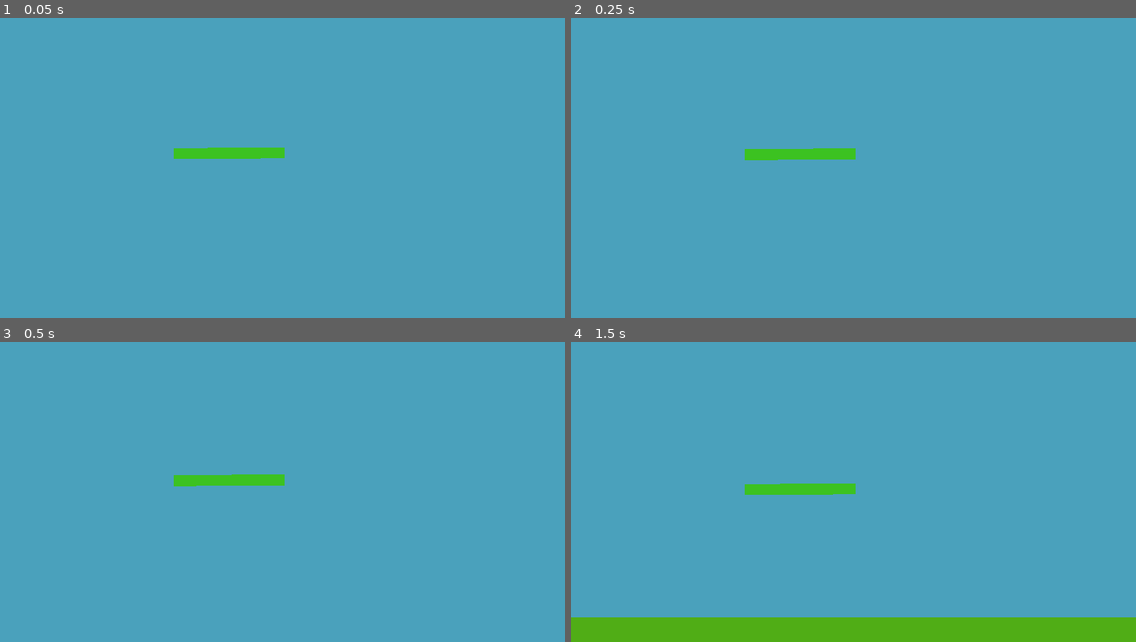
Above: before the commit, frames 1-4 (two rows, left to right).
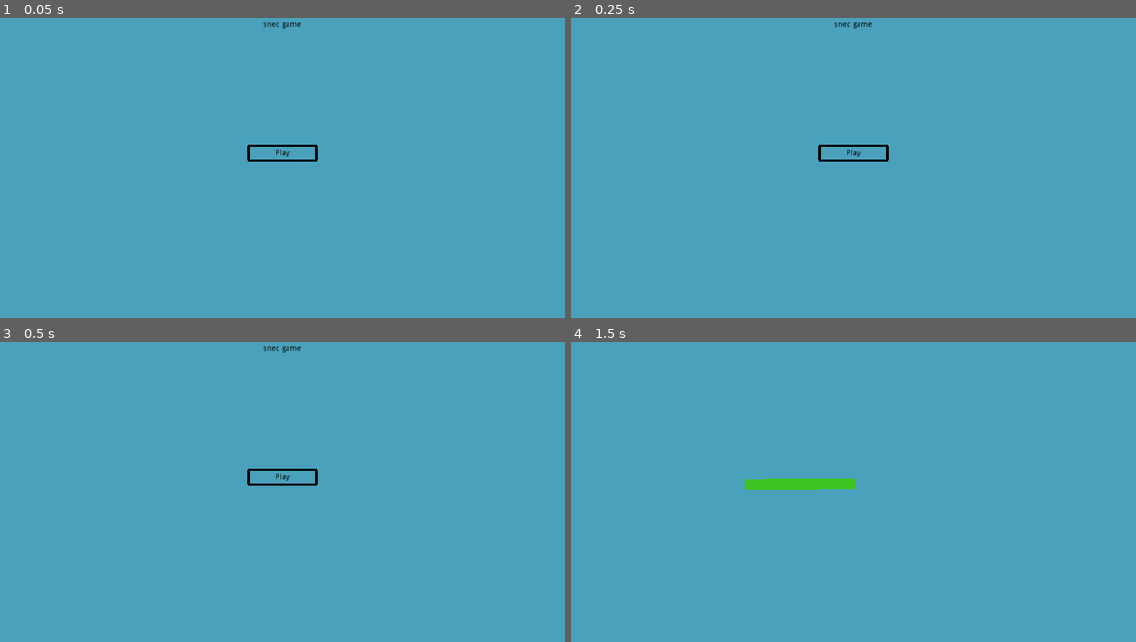
Above: after the commit, the same moments.

Repository: taylorhansen/snek-game
Game: Godot game, scene res://menus/MainMenu.tscn
Two runs of this game, one before a commit and one after it. Both use one fixed random seed, a clock stepped at 60 frames per second and the inputs below. Before the commit the project starts from res://world/World.tscn.
Inputs (mouse positions are in pixels of both pictures, inside the frame that each line leads up to):
- Up to frame 1 (0.05 s): no input
- Up to frame 2 (0.25 s): no input
- Up to frame 3 (0.5 s): no input
- Up to frame 4 (1.5 s): click (853, 477) at 0.5 s, where only the run after the commit has a clickable "Play"; hold Right (head_right) from 1.28 s (still down); hold Up (head_grip) from 1.28 s (still down)

The runs differ from the first frame. In frame 1, 1.0% of the frame differs, in the area x 30-57%, y 1-48%; in frame 2, 1.0%; in frame 3, 1.0%; in frame 4, 8.9%, in the area x 0-100%, y 45-100%.

Commit message:
Set main menu as starting scene

Diff:
--- a/project.godot
+++ b/project.godot
@@ -16,7 +16,7 @@
 [application]
 
 config/name="mini-jam-36-nature"
-run/main_scene="res://world/World.tscn"
+run/main_scene="res://menus/MainMenu.tscn"
 
 [autoload]
 
